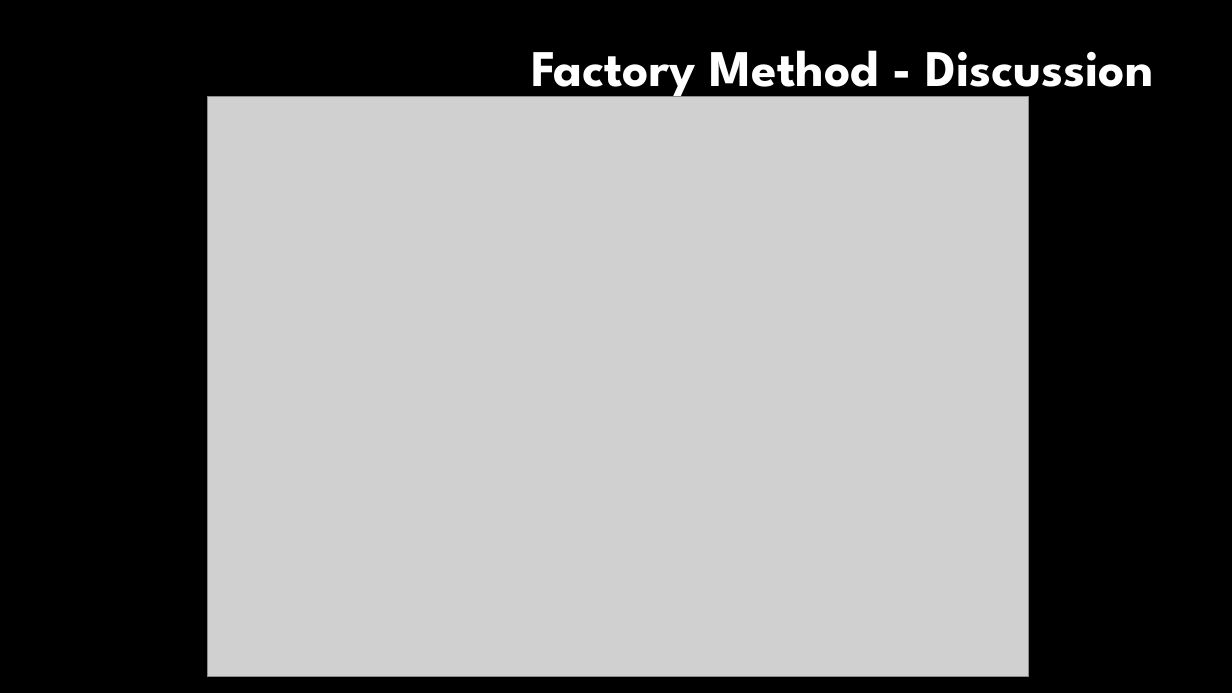
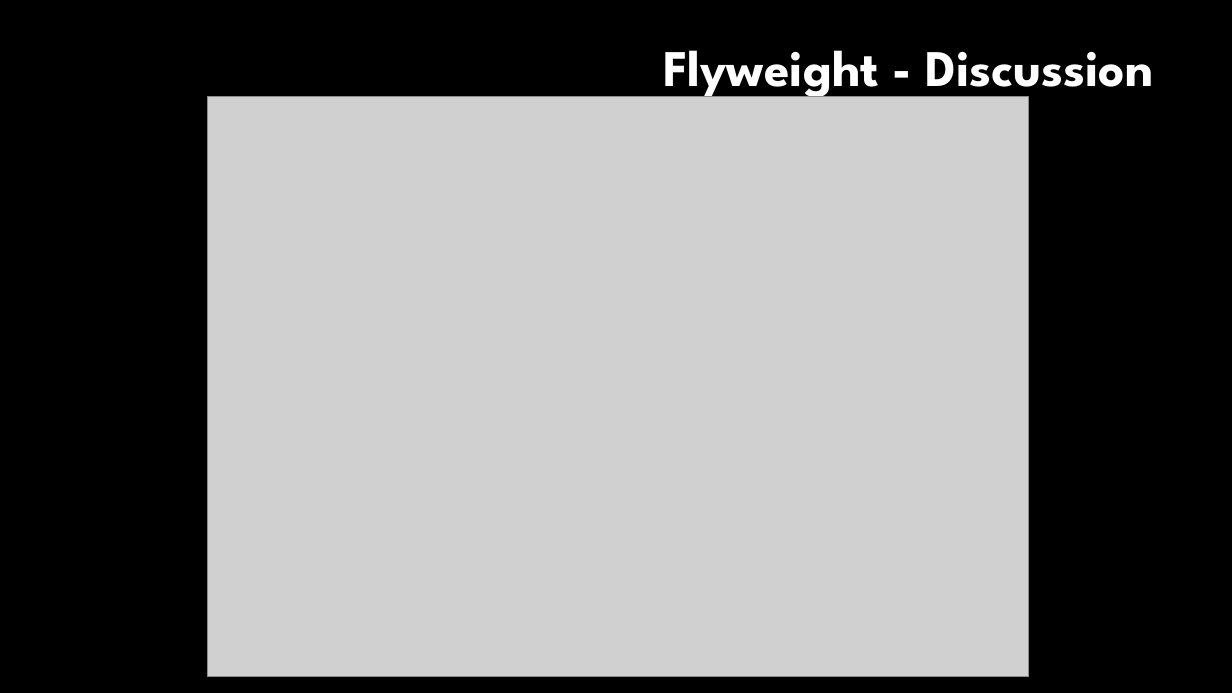
Before and after one commit to szabogabriel/DesignPatterns, a slide deck: slide 41 of Presentations/23 - Design Patterns - Flyweight.pptx (slide 30 before the commit). Drawn at 1232x693 pixels with LibreOffice and Linux fonts; fonts in the diff are those of the drawing; grey boxes stand for pictures; background and template pictures are left out. Boxes give left, top, right and bottom in pixels: in the first picture for what was removed or moved away, otherwise in the second. Text is boxed around its words. In the diff, an @@ line names an element or a change of style, - is before the commit and + after.

Commit message:
Flyweight

```diff
--- a/Presentations/23 - Design Patterns - Flyweight.pptx
+++ b/Presentations/23 - Design Patterns - Flyweight.pptx
@@ text at (x1=663, y1=50, x2=1153, y2=101): text changed @@
-Factory Method - Discussion
+Flyweight - Discussion
```
Also in this commit, not shown: 2 other slides changed, 39 slides added, 28 slides removed.
